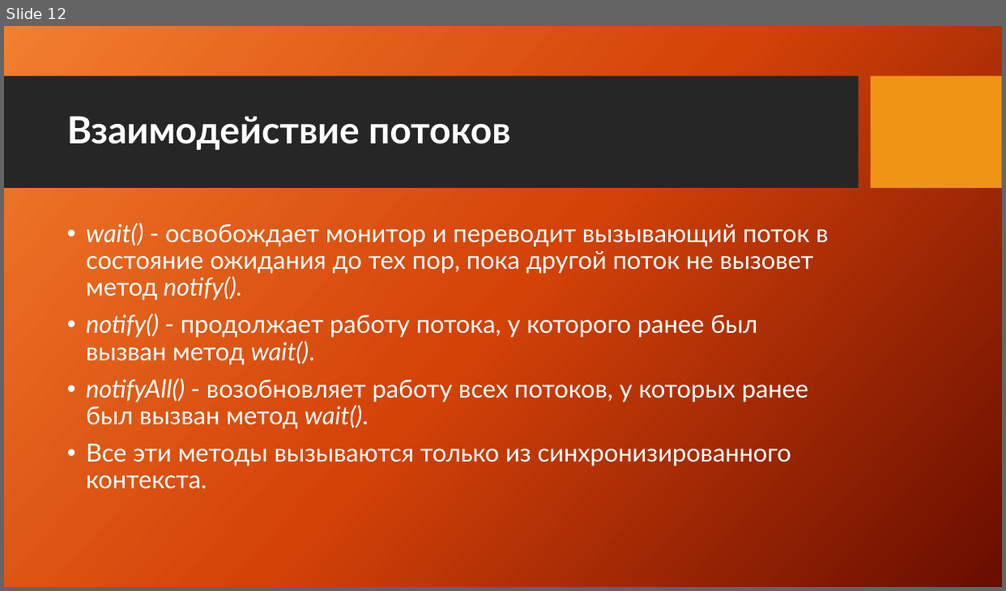
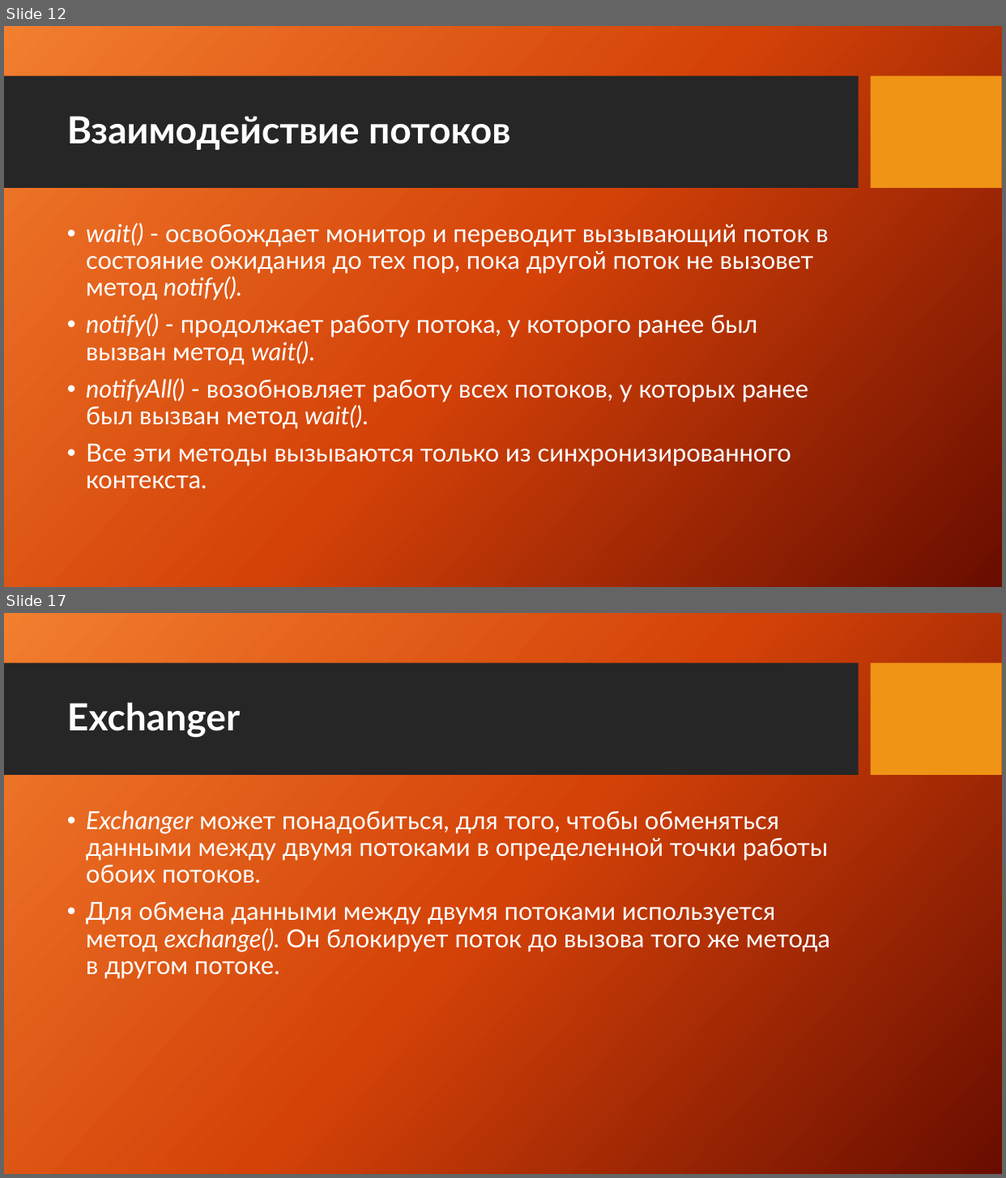
Before and after one commit to XLelarX/Courses, a slide deck: multithreading/presentation.pptx. Shown one above the other, each under a label of ours: slide 12 before the commit, slides 12 and 17 after it; the slides between them are not shown. The pictures are 1006x591 and 1006x1178 pixels, drawn with LibreOffice and Linux fonts; fonts in the diff are those of the drawing; background and template pictures are left out. Boxes give left, top, right and bottom in pixels: in the first picture for what was removed or moved away, otherwise in the second. Text is boxed around its words. In the diff, an @@ line names an element or a change of style, - is before the commit and + after.

```diff
--- a/multithreading/presentation.pptx
+++ b/multithreading/presentation.pptx
@@ slide 17 added at [4,613,1002,1174], background picture (left out); not listed: 2 template elements that a slide beside it also shows @@
@@ title added at [67,702,240,738], 36 pt, text #FFFFFF, bold @@
+Exchanger
@@ text added at [86,811,830,979], 24 pt, text #FFFFFF @@
+• Exchanger может понадобиться, для того, чтобы обменяться данными между двумя потоками в определенной точки работы обоих потоков.
+• Для обмена данными между двумя потоками используется метод exchange(). Он блокирует поток до вызова того же метода в другом потоке.
```
Also in this commit, not shown: 7 other slides added, 4 other files.
